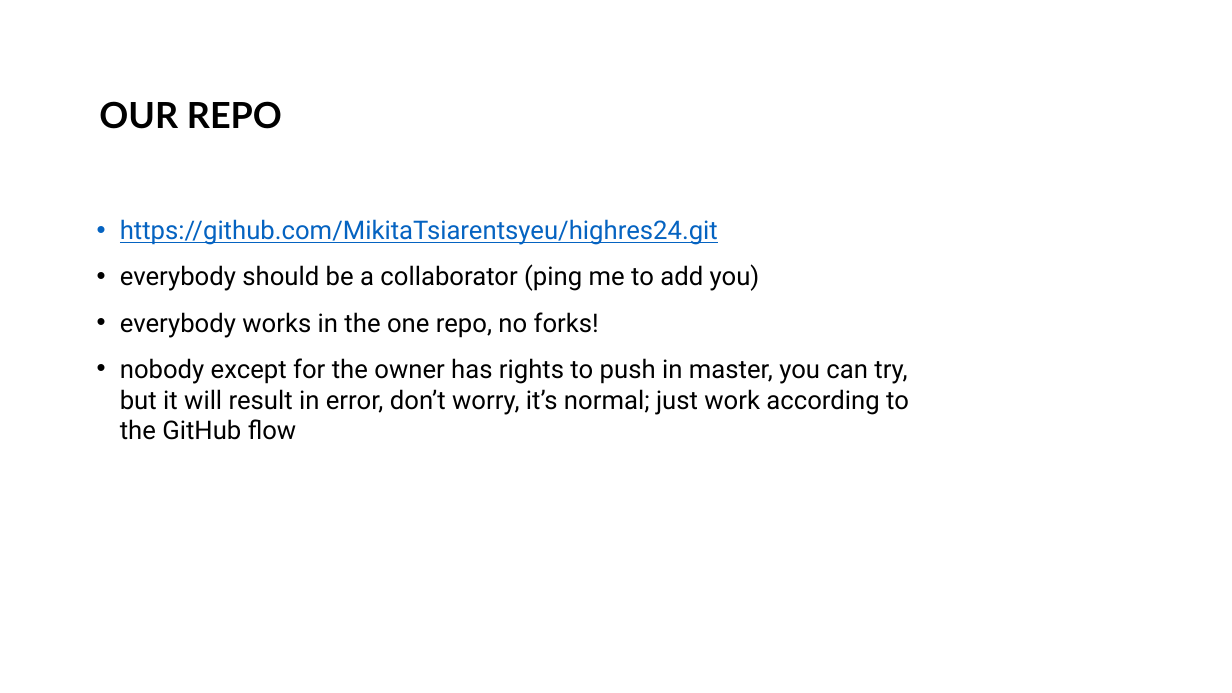
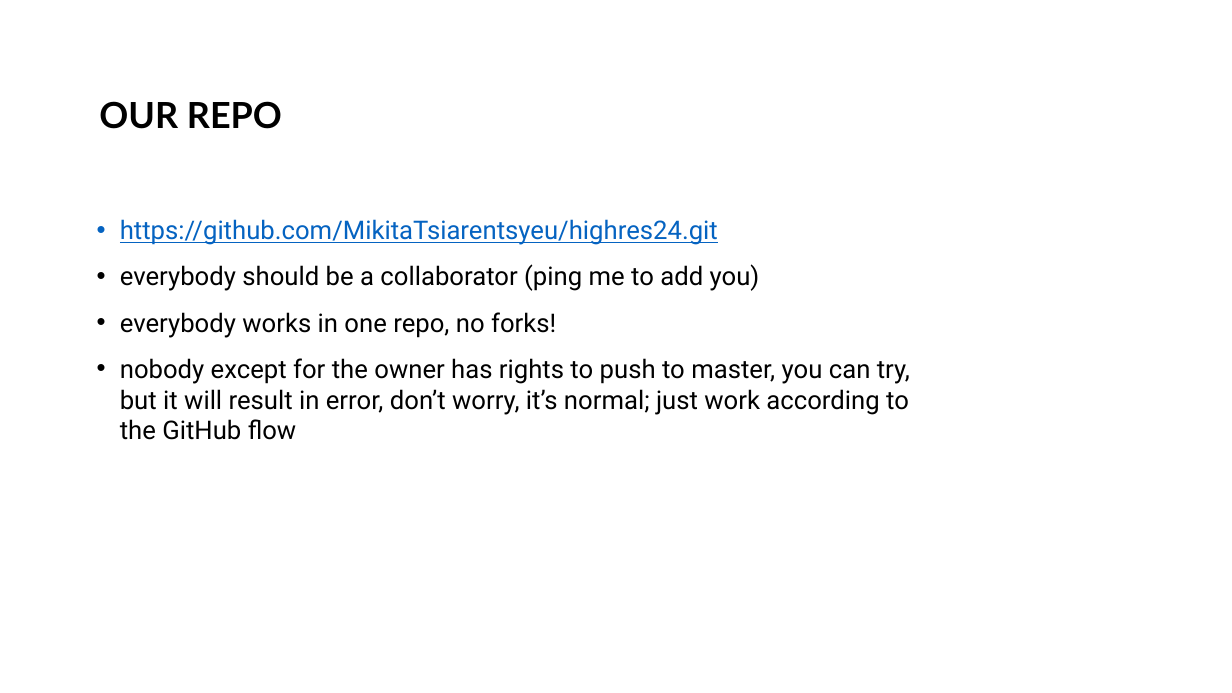
Before and after one commit to MikitaTsiarentsyeu/python, a slide deck: slide 4 of materials/Lesson 2 (github flow, data types)/Lesson 2 - GitHub flow.pptx. Drawn at 1232x693 pixels with LibreOffice and Linux fonts; fonts in the diff are those of the drawing; background and template pictures are left out. Boxes give left, top, right and bottom in pixels: in the first picture for what was removed or moved away, otherwise in the second. Text is boxed around its words. In the diff, an @@ line names an element or a change of style, - is before the commit and + after.

```diff
--- a/materials/Lesson 2 (github flow, data types)/Lesson 2 - GitHub flow.pptx
+++ b/materials/Lesson 2 (github flow, data types)/Lesson 2 - GitHub flow.pptx
@@ text at bbox=[120, 312, 910, 440]: text changed @@
-• everybody works in the one repo, no forks!
-• nobody except for the owner has rights to push in master, you can try, but it will result in error, don’t worry, it’s normal; just work according to the GitHub flow
+• everybody works in one repo, no forks!
+• nobody except for the owner has rights to push to master, you can try, but it will result in error, don’t worry, it’s normal; just work according to the GitHub flow
```
Also in this commit, not shown: 1 other slide changed, 6 other files.
